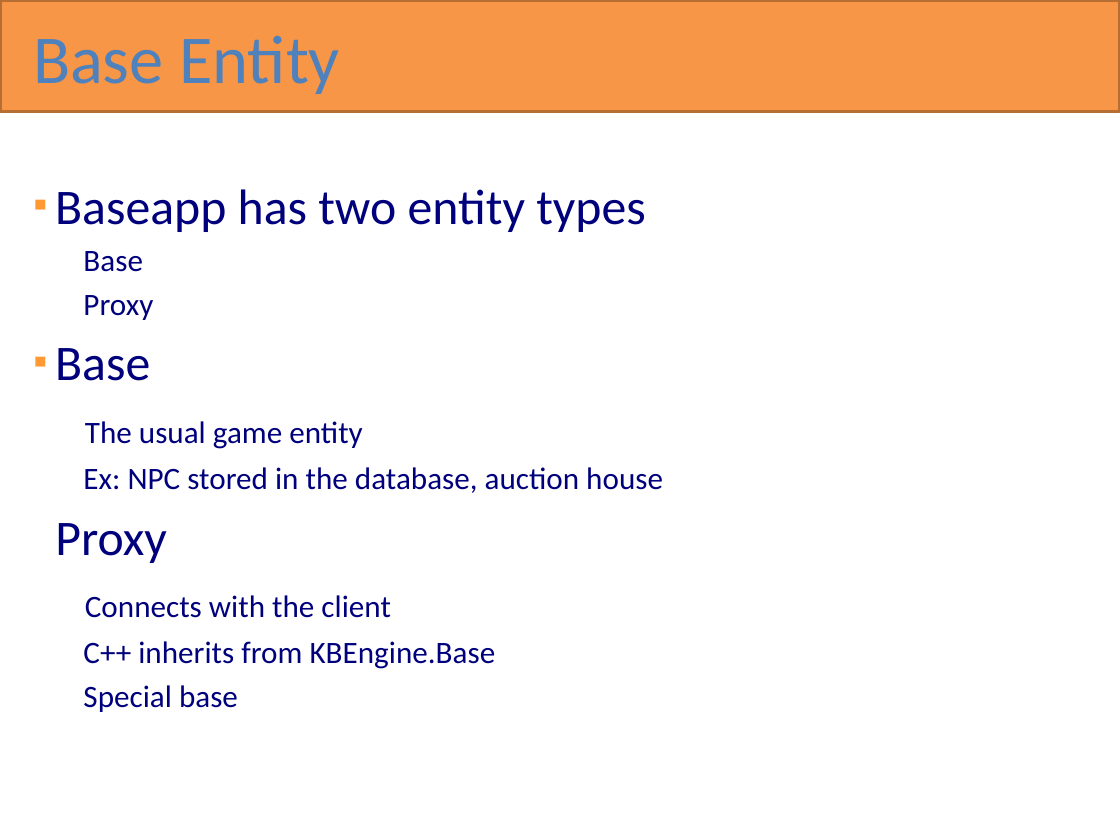
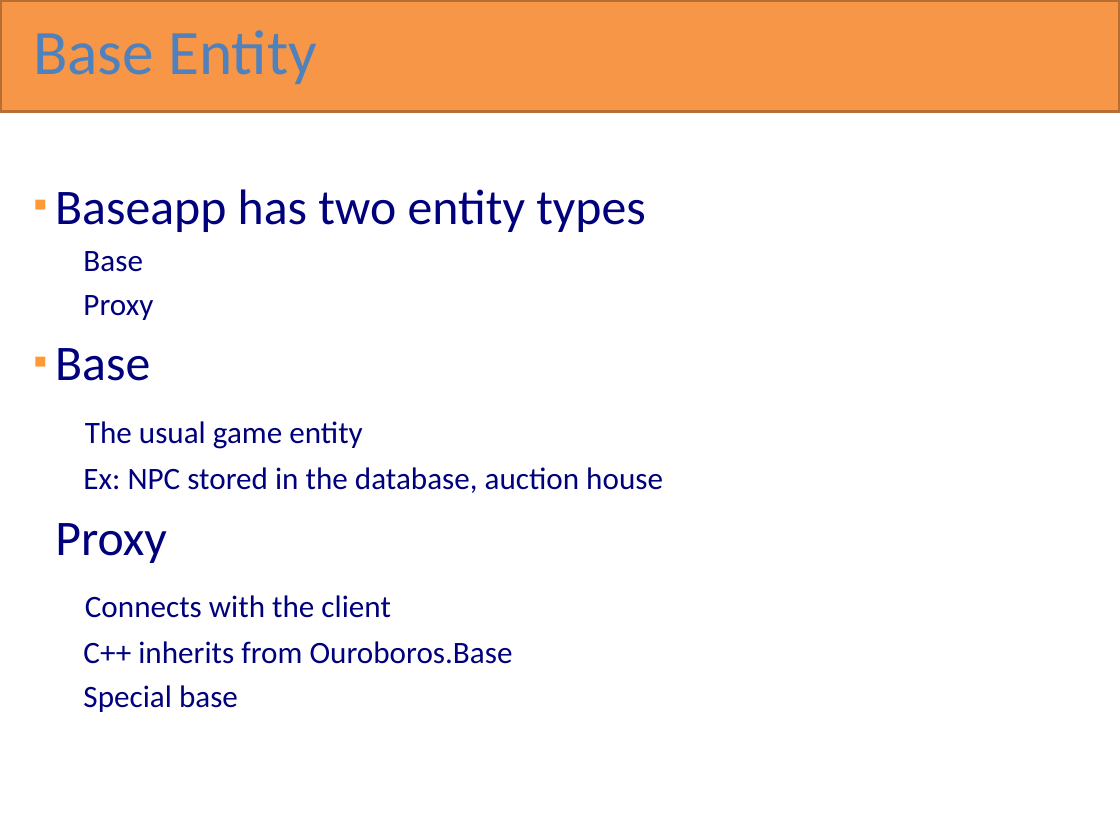
Before and after one commit to RottenVisions/ouroboros, a slide deck: slide 7 of docs/Ouroboros overview(en).pptx. Drawn at 1120x840 pixels with LibreOffice and Linux fonts; fonts in the diff are those of the drawing. Boxes give left, top, right and bottom in pixels: in the first picture for what was removed or moved away, otherwise in the second. Text is boxed around its words. In the diff, an @@ line names an element or a change of style, - is before the commit and + after.

```diff
--- a/docs/Ouroboros overview(en).pptx
+++ b/docs/Ouroboros overview(en).pptx
@@ text "Base Entity" at bbox=[33, 30, 317, 84]: size 44 to 40.7 pt; line spacing 1 to 0.8 @@
@@ text at bbox=[83, 641, 513, 664]: text changed @@
-C++ inherits from KBEngine.Base
+C++ inherits from Ouroboros.Base
```
Also in this commit, not shown: 112 other slides changed, 2 other files.
